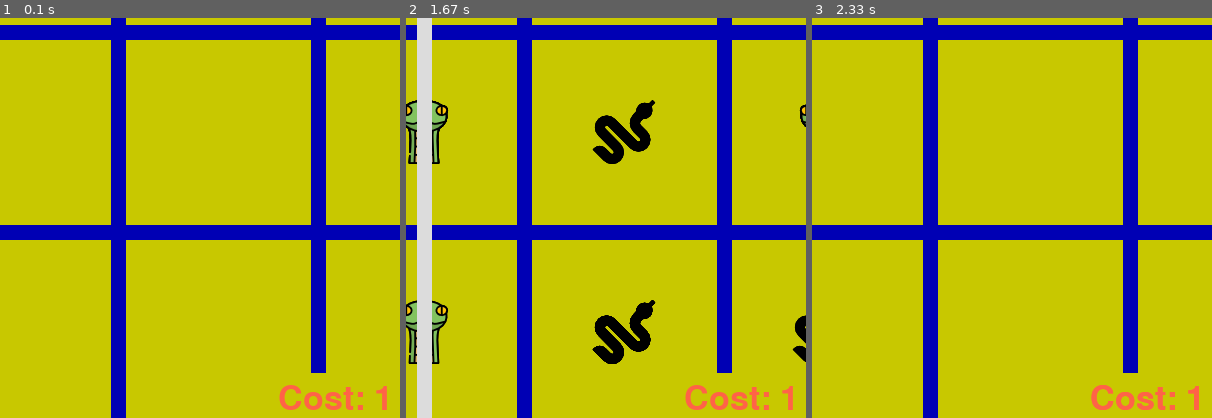
Above: before the commit, frames 1-3 (left to right).
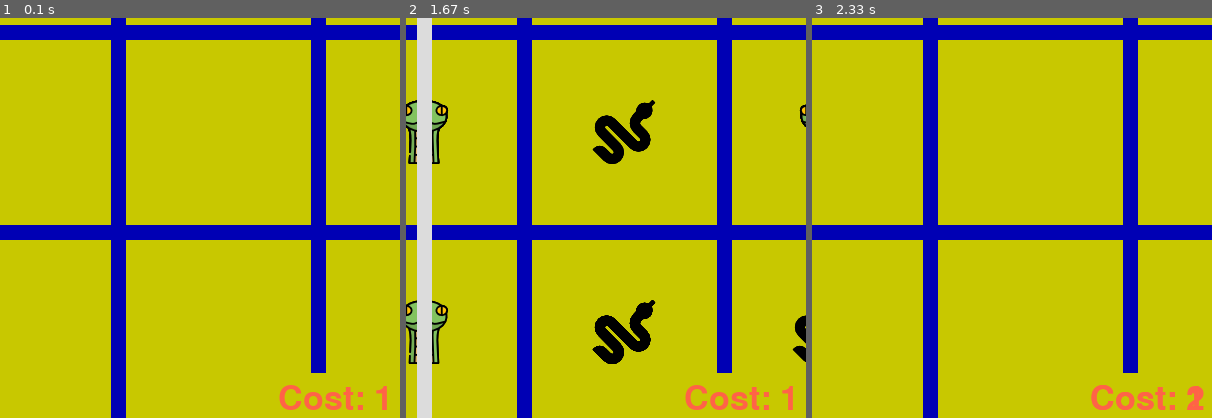
Above: after the commit, the same moments.

Repository: jackan214/Pygame-slots
Game: pygame game, started from pygame&pysimplegui/slot/slots.py
Same seed, same stepped clock (60 frames per second), same inputs: the game is played once before the commit and once after it.
Inputs (mouse positions are % of the whole screen's width and height, from its top left):
- Up to frame 1 (0.1 s): no input
- Up to frame 2 (1.67 s): click (50, 50) at 0.38 s
- Up to frame 3 (2.33 s): hold R 1.67-2.13 s; click (92, 95) at 2.22 s
The pictures show only the part of the screen within x 35-85%, y 48-98%; the shares and areas given below are measured in that part.

Frames 1-2 are identical in both runs. In frame 3, 0.1% of the frame differs, in the area x 93-98%, y 92-98%.

Commit message:
New changes

Diff:
--- a/pygame&pysimplegui/slot/slots.py
+++ b/pygame&pysimplegui/slot/slots.py
@@ -15,7 +15,7 @@
 windowName = "Slots"
 windowNameInt = 0
 cost = 1
-costtxt = "Cost: {}".format(cost)
+costtxt = "Cost: 1"
 fontClr = (255,99,71)
 player = 1
 game_over = False
@@ -146,14 +146,10 @@
 	pg.draw.line(screen, color, (15, 15), (width - 15, height - 15), winLineWidth)
 	print("diag win")
 
-def restart(cost) :
+def restart() :
 	screen.fill(bgColor)
 	drawLines()
 	drawPointSyst()
-	costtxt = "Cost: {}".format(cost)
-	myFont = pg.font.SysFont(None, 50)
-	textSurface = myFont.render(costtxt, True, (fontClr))
-	screen.blit(textSurface, (560, 750))
 	windowName = (str(windowNameInt))
 	pg.display.set_caption(windowName)
 	for row in range(boardRows) :
@@ -164,12 +160,12 @@
 drawPointSyst()
 
 def posCheckLeft(pos) :
-    x, y = pos
-    return 720 < x < 750 and 730 < y < 790
+	x, y = pos
+	return 720 < x < 750 and 730 < y < 790
 
 def posCheckRight(pos) :
-    x, y = pos
-    return 760 < x < 790 and 730 < y < 790
+	x, y = pos
+	return 760 < x < 790 and 730 < y < 790
 
 
 def game(cost) :
@@ -183,9 +179,18 @@
 			if posCheckLeft(pos) :
 				print("left")
 				cost += 1
+				costtxt = "Cost: {}".format(cost)
+				myFont = pg.font.SysFont(None, 50)
+				textSurface = myFont.render(costtxt, True, (fontClr))
+				screen.blit(textSurface, (560, 750))
+
 			elif posCheckRight(pos) :
 				print("right")
 				cost += 1
+				costtxt = "Cost: {}".format(cost)
+				myFont = pg.font.SysFont(None, 50)
+				textSurface = myFont.render(costtxt, True, (fontClr))
+				screen.blit(textSurface, (560, 750))
 
 			else :
 				while not boardCheck() :
@@ -203,10 +208,9 @@
 				checkWin(1, cost)
 				checkWin(2, cost)
 
-
 		elif event.type == pg.KEYDOWN:
 			if event.key == pg.K_r:
-				restart(cost)
+				restart()
 
 	pg.display.update()
 
